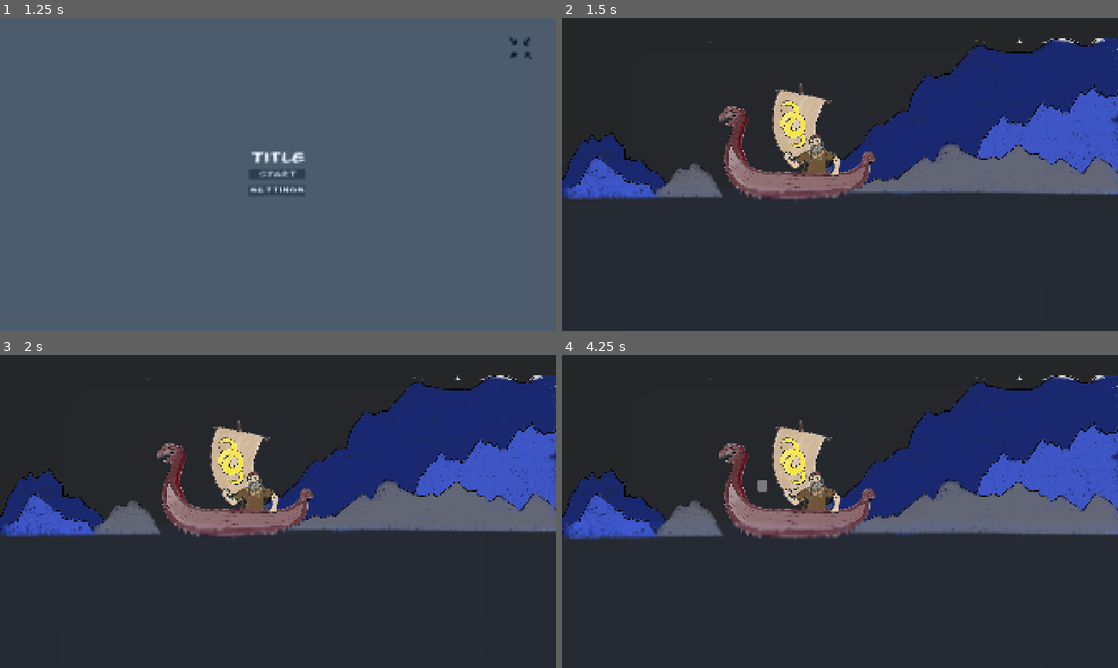
Above: before the commit, frames 1-4 (two rows, left to right).
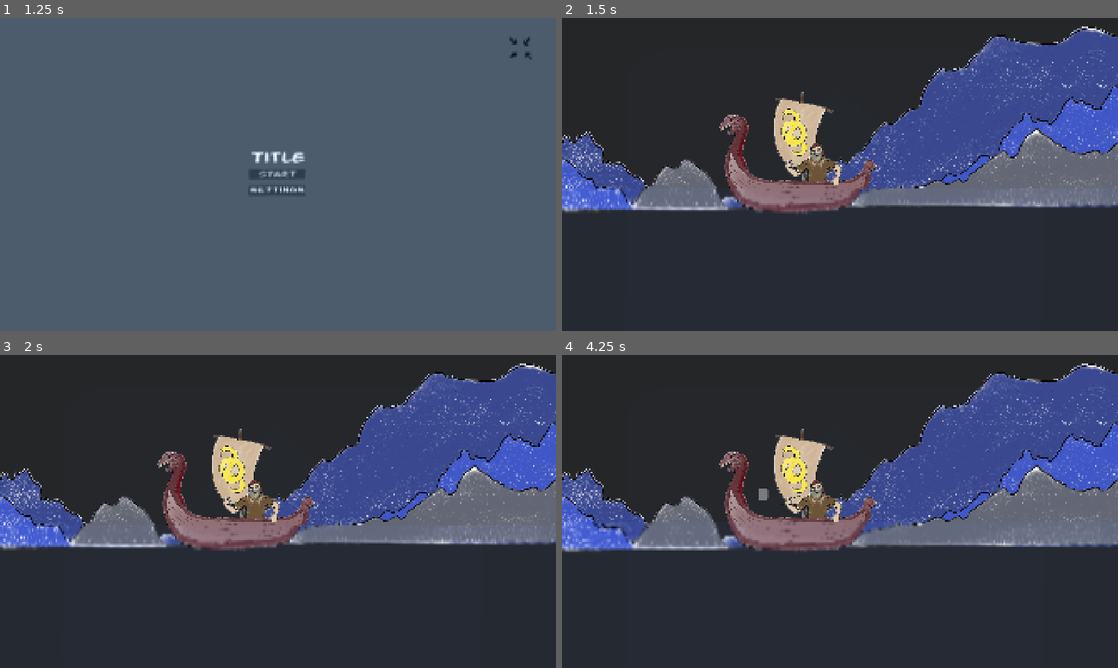
Above: after the commit, the same moments.

Repository: PARCISZEWSKI/fishinggwj
Game: Godot game, scene res://interface/main_menu.tscn
The game is run twice, just before and just after one commit, with the same random seed, the same clock (stepped at 60 frames per second) and the same inputs. The engine's default icon, where the game draws it, is replaced by a stand-in: a white triangle on a blue panel in a dark square.
Inputs (mouse positions are in pixels of both pictures, inside the frame that each line leads up to):
- Up to frame 1 (1.25 s): click (522, 49) at 0.5 s
- Up to frame 2 (1.5 s): click "Start" at 1.25 s
- Up to frame 3 (2 s): no input
- Up to frame 4 (4.25 s): tap Enter at 2 s; move the mouse to (962, 495) at 2.02 s; press the mouse at (962, 495) at 2.03 s; move the mouse to (728, 527) at 2.77 s; release the mouse at (728, 527) at 2.78 s; click (728, 527) at 2.85 s; move the mouse to (895, 442) at 3.52 s; press the mouse at (895, 442) at 3.53 s

Frame 1 is identical in both runs. In frame 2, 26% of the frame differs, in the area x 0-100%, y 2-63%; in frame 3, 26%; in frame 4, 26%.

Commit message:
New background

Diff:
--- a/interface/game_menu.gd
+++ b/interface/game_menu.gd
@@ -1,7 +1,7 @@
 extends CanvasLayer
 @onready var windowToggle: TextureButton = $TextureButton
 
-@export var mainMenu: PackedScene
+var mainMenu: PackedScene = load("res://interface/main_menu.tscn") #Aid fix because of circular dependacy
 #References to audio bus indexes requiered for volume control
 @onready var masterBus: = AudioServer.get_bus_index("Master")
 @onready var sfxBus: = AudioServer.get_bus_index("Effects")
@@ -39,3 +39,10 @@
 
 func _on_master_value_changed(value:float) -> void:
 	AudioServer.set_bus_volume_linear(masterBus, value)
+
+
+func _on_texture_button_toggled(toggled_on:bool) -> void:
+	if toggled_on:
+		DisplayServer.window_set_mode(DisplayServer.WINDOW_MODE_FULLSCREEN)
+	else:
+		DisplayServer.window_set_mode(DisplayServer.WINDOW_MODE_WINDOWED)
--- a/interface/game_menu.tscn
+++ b/interface/game_menu.tscn
@@ -1,8 +1,7 @@
-[gd_scene load_steps=13 format=3 uid="uid://dpkcayi0yivcl"]
+[gd_scene load_steps=12 format=3 uid="uid://dpkcayi0yivcl"]
 
 [ext_resource type="Script" uid="uid://dpei8mjm7j35r" path="res://interface/game_menu.gd" id="1_rvkir"]
 [ext_resource type="Texture2D" uid="uid://b48kcaieiyha" path="res://assets/fullscreen_icon.png" id="1_toyw5"]
-[ext_resource type="PackedScene" uid="uid://hijht0dsuvgo" path="res://interface/main_menu.tscn" id="2_jaloq"]
 [ext_resource type="Texture2D" uid="uid://cutltocyoo061" path="res://assets/Minimize_icon.png" id="2_rvkir"]
 [ext_resource type="Theme" uid="uid://cfkxwyulff85" path="res://assets/theme.tres" id="3_jaloq"]
 [ext_resource type="Shader" uid="uid://2jyk63bthwvy" path="res://assets/water_shader.gdshader" id="4_2q8wo"]
@@ -31,7 +30,6 @@
 
 [node name="gameMenu" type="CanvasLayer"]
 script = ExtResource("1_rvkir")
-mainMenu = ExtResource("2_jaloq")
 
 [node name="TextureRect" type="TextureRect" parent="."]
 modulate = Color(0.252028, 0.252028, 0.252028, 0.407843)
@@ -179,6 +177,7 @@
 texture = SubResource("CanvasTexture_1elys")
 script = ExtResource("5_7vy0k")
 
+[connection signal="toggled" from="TextureButton" to="." method="_on_texture_button_toggled"]
 [connection signal="value_changed" from="settings/master" to="." method="_on_master_value_changed"]
 [connection signal="value_changed" from="settings/music" to="." method="_on_music_value_changed"]
 [connection signal="value_changed" from="settings/sfx" to="." method="_on_sfx_value_changed"]
--- a/interface/main_menu.gd
+++ b/interface/main_menu.gd
@@ -2,7 +2,7 @@
 
 @export_group("Scene Control")
 @export var skipMenu: bool = false ##Turn to true to skip main menu, used for testing purposes
-@export var startLevel: PackedScene ##Level to load when pressing the start button
+var startLevel: PackedScene = load("res://scenes/main.tscn") ##Level to load when pressing the start button
 
 @export_group("Audio")
 @export var clickSound: AudioStream ##Audio stream when player click audio
--- a/interface/main_menu.tscn
+++ b/interface/main_menu.tscn
@@ -1,9 +1,8 @@
-[gd_scene load_steps=12 format=3 uid="uid://hijht0dsuvgo"]
+[gd_scene load_steps=11 format=3 uid="uid://hijht0dsuvgo"]
 
 [ext_resource type="Theme" uid="uid://cfkxwyulff85" path="res://assets/theme.tres" id="1_g8ogf"]
 [ext_resource type="Script" uid="uid://b7sbeegio13yy" path="res://interface/main_menu.gd" id="1_wwcsp"]
 [ext_resource type="PackedScene" uid="uid://hsux5oifdyix" path="res://assets/water_shader.tscn" id="2_dftu7"]
-[ext_resource type="PackedScene" uid="uid://b76s64dbrngm4" path="res://scenes/main.tscn" id="2_i5udr"]
 [ext_resource type="AudioStream" uid="uid://bxt36m8we87f8" path="res://assets/audio/Boop.wav" id="3_bjm56"]
 [ext_resource type="Shader" uid="uid://2jyk63bthwvy" path="res://assets/water_shader.gdshader" id="3_rahlh"]
 [ext_resource type="Texture2D" uid="uid://b48kcaieiyha" path="res://assets/fullscreen_icon.png" id="7_i2iwl"]
@@ -24,11 +23,10 @@
 shader_parameter/speed = Vector2(0.03, 0.07)
 shader_parameter/wave_strength = 1.0
 shader_parameter/scale_y = 0.0
-shader_parameter/y_zoom = 0.385543
+shader_parameter/y_zoom = 0.111678
 
 [node name="MainMenu" type="CanvasLayer"]
 script = ExtResource("1_wwcsp")
-startLevel = ExtResource("2_i5udr")
 clickSound = ExtResource("3_bjm56")
 
 [node name="menu" type="VBoxContainer" parent="."]
--- a/scenes/main.tscn
+++ b/scenes/main.tscn
@@ -5,11 +5,11 @@
 [ext_resource type="PackedScene" uid="uid://kyv8vx6ntb8s" path="res://nodes/player.tscn" id="1_o5qli"]
 [ext_resource type="Shader" uid="uid://2jyk63bthwvy" path="res://assets/water_shader.gdshader" id="2_sugp2"]
 [ext_resource type="Script" uid="uid://b1afqbou4mmu3" path="res://assets/water_shader.gd" id="3_jyhfs"]
-[ext_resource type="Texture2D" uid="uid://b66hmi16km5b5" path="res://assets/mountain_back.png" id="4_85g3d"]
-[ext_resource type="Texture2D" uid="uid://bu3082hkksea1" path="res://assets/mountain_mid.png" id="5_choun"]
 [ext_resource type="PackedScene" uid="uid://3jpb3qgykne6" path="res://nodes/fish.tscn" id="5_tbgi4"]
+[ext_resource type="Texture2D" uid="uid://ygry01iv8jyp" path="res://assets/mountain_back2.png" id="5_ya4ey"]
+[ext_resource type="Texture2D" uid="uid://pqnxb37amwqh" path="res://assets/mountain_front2.png" id="6_eb6dy"]
 [ext_resource type="PackedScene" uid="uid://cqswwvxdx7x5w" path="res://components/spawn_component.tscn" id="6_tefeu"]
-[ext_resource type="Texture2D" uid="uid://cgy3sc0a4emi1" path="res://assets/mountain_front.png" id="6_ya4ey"]
+[ext_resource type="Texture2D" uid="uid://dqqwgyik2f1t3" path="res://assets/mountain_mid2.png" id="7_trceg"]
 [ext_resource type="PackedScene" uid="uid://dpkcayi0yivcl" path="res://interface/game_menu.tscn" id="11_ya4ey"]
 
 [sub_resource type="FastNoiseLite" id="FastNoiseLite_i74xo"]
@@ -27,7 +27,7 @@
 shader_parameter/speed = Vector2(0.03, 0.07)
 shader_parameter/wave_strength = 2.0
 shader_parameter/scale_y = 100.0
-shader_parameter/y_zoom = 0.239392
+shader_parameter/y_zoom = 0.385543
 
 [sub_resource type="CanvasTexture" id="CanvasTexture_1elys"]
 
@@ -46,20 +46,20 @@
 right_edge = 500
 fishes = Array[PackedScene]([ExtResource("5_tbgi4")])
 
-[node name="MountainBack" type="Sprite2D" parent="."]
-position = Vector2(961, 608)
-texture = ExtResource("4_85g3d")
+[node name="MountainBack2" type="Sprite2D" parent="."]
+position = Vector2(962, 551)
+texture = ExtResource("5_ya4ey")
 
-[node name="MountainMid" type="Sprite2D" parent="."]
-position = Vector2(961, 608)
-texture = ExtResource("5_choun")
+[node name="MountainMid2" type="Sprite2D" parent="."]
+position = Vector2(962, 551)
+texture = ExtResource("7_trceg")
 
-[node name="MountainFront" type="Sprite2D" parent="."]
-position = Vector2(961, 608)
-texture = ExtResource("6_ya4ey")
+[node name="MountainFront2" type="Sprite2D" parent="."]
+position = Vector2(962, 551)
+texture = ExtResource("6_eb6dy")
 
 [node name="player" parent="." instance=ExtResource("1_o5qli")]
-position = Vector2(815, 622)
+position = Vector2(818, 651)
 
 [node name="waterShader" type="Sprite2D" parent="."]
 material = SubResource("ShaderMaterial_tbgi4")
Binary file added: assets/mountain_back2.png
Not shown, added: assets/mountain_back2.png.import
Binary file added: assets/mountain_front2.png
Not shown, added: assets/mountain_front2.png.import
Binary file added: assets/mountain_mid2.png
Not shown, added: assets/mountain_mid2.png.import
